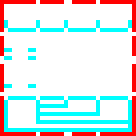
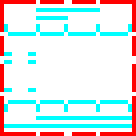
Layer changes from the first w=136, h=136 image to the second:
added layer "Pasted Layer" above "Guides" over (4, 8, 132, 132)
